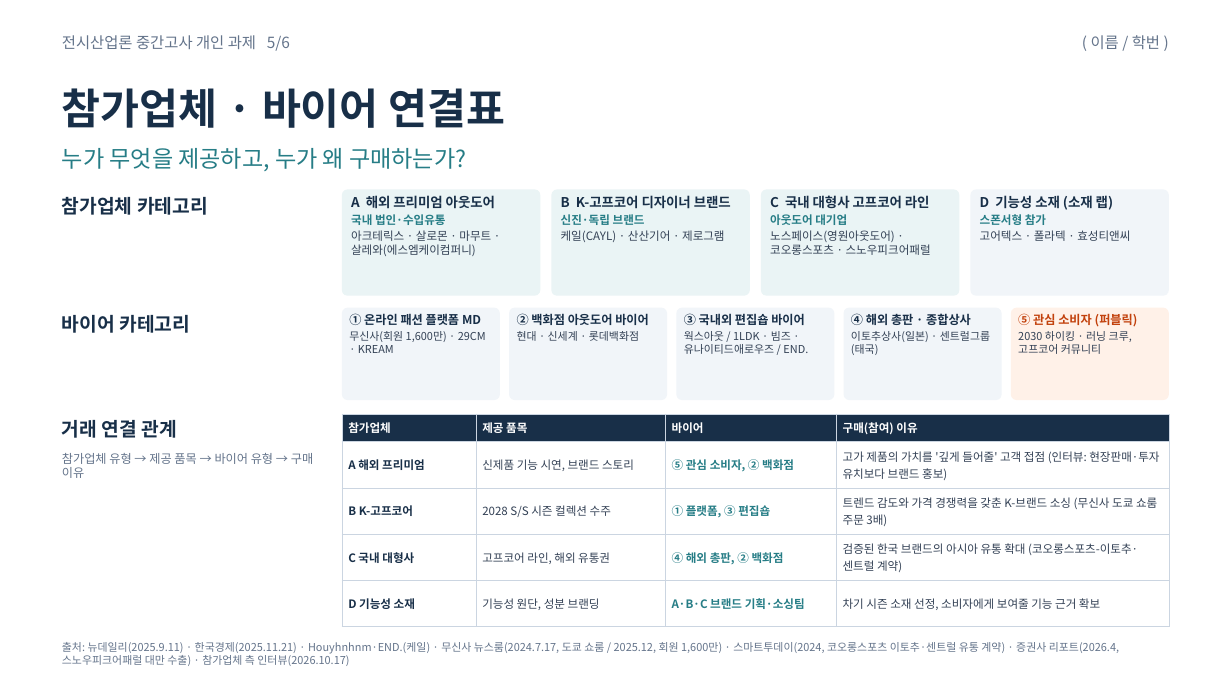
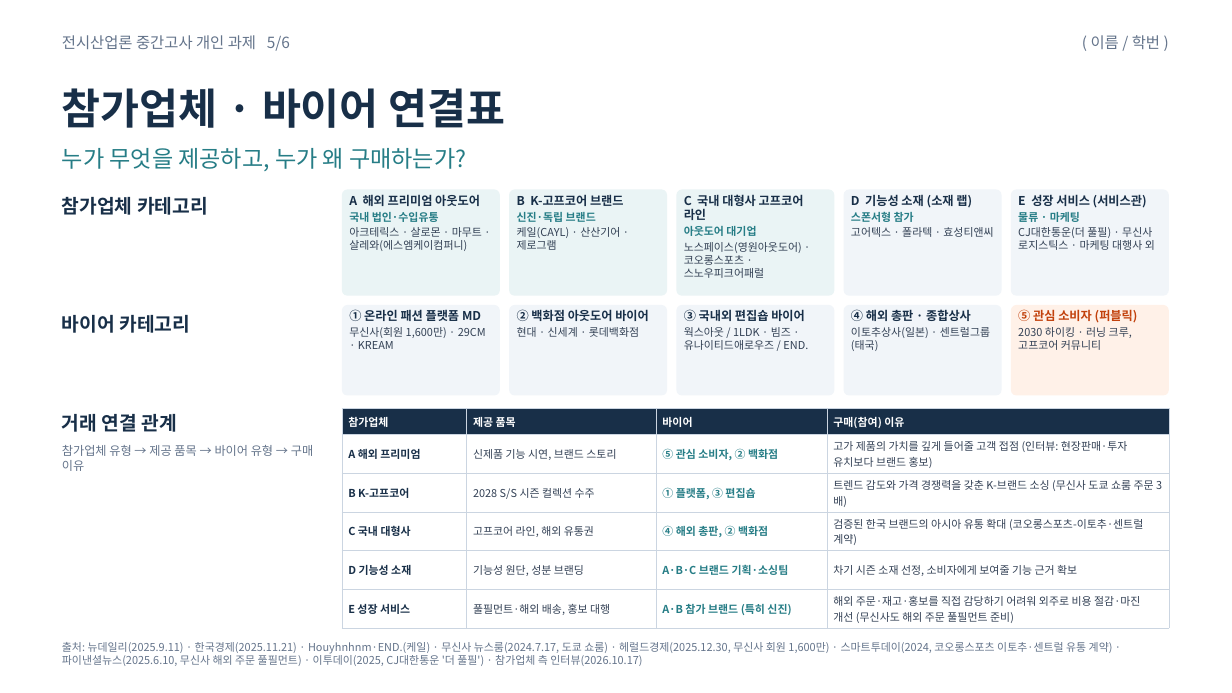
Before and after one commit to id01099050593-commits/exihi_indus, a slide deck: slide 5 of GFF_SEOUL_2027_전시산업론_중간과제.pptx. Drawn at 1232x693 pixels with LibreOffice and Linux fonts; fonts in the diff are those of the drawing. Boxes give left, top, right and bottom in pixels: in the first picture for what was removed or moved away, otherwise in the second. Text is boxed around its words. In the diff, an @@ line names an element or a change of style, - is before the commit and + after.

```diff
--- a/GFF_SEOUL_2027_전시산업론_중간과제.pptx
+++ b/GFF_SEOUL_2027_전시산업론_중간과제.pptx
@@ rounded rectangle: place and size @@
-rounded rectangle at [342, 189, 541, 296]
+rounded rectangle at [342, 189, 500, 296]
@@ text "A 해외 프리미엄 아웃도어" at [349, 194, 482, 251]: size 10.5 to 9.5 pt in "A 해외 프리미엄 아웃도어"; size 9 to 8.5 pt in "국내 법인·수입유통", "아크테릭스 · 살로몬 · 마무트 · 살레와(에스엠케이컴퍼니)" @@
@@ rounded rectangle: place and size @@
-rounded rectangle at [552, 189, 750, 296]
+rounded rectangle at [509, 189, 667, 296]
@@ text at [517, 194, 624, 206]: text changed; size 10.5 to 9.5 pt @@
-B K-고프코어 디자이너 브랜드
+B K-고프코어 브랜드
@@ text "B K-고프코어 브랜드": place and size @@
-text "B K-고프코어 브랜드" at [561, 195, 731, 242]
+text "B K-고프코어 브랜드" at [517, 194, 624, 250]
@@ rounded rectangle: place and size @@
-rounded rectangle at [761, 189, 959, 296]
+rounded rectangle at [677, 189, 835, 296]
@@ text "C 국내 대형사 고프코어 라인": place and size @@
-text "C 국내 대형사 고프코어 라인" at [770, 195, 931, 255]
+text "C 국내 대형사 고프코어 라인" at [684, 226, 802, 278]
@@ text "C 국내 대형사 고프코어 라인" at [684, 226, 802, 278]: size 10.5 to 9.5 pt in "C 국내 대형사 고프코어 라인"; size 9 to 8.5 pt in "아웃도어 대기업", "노스페이스(영원아웃도어) · 코오롱스포츠 · 스노우피크어패럴" @@
@@ rounded rectangle: place and size @@
-rounded rectangle at [970, 189, 1169, 296]
+rounded rectangle at [844, 189, 1002, 296]
@@ text "D 기능성 소재 (소재 랩)": place and size @@
-text "D 기능성 소재 (소재 랩)" at [980, 195, 1130, 241]
+text "D 기능성 소재 (소재 랩)" at [851, 194, 993, 237]
@@ text "D 기능성 소재 (소재 랩)" at [851, 194, 993, 237]: size 10.5 to 9.5 pt in "D 기능성 소재 (소재 랩)"; size 9 to 8.5 pt in "스폰서형 참가", "고어텍스 · 폴라텍 · 효성티앤씨" @@
@@ rounded rectangle added at [1011, 189, 1169, 296], fill #F1F5F9 @@
@@ text added at [1018, 194, 1155, 250], 8.5 pt, text #334155 @@
+E 성장 서비스 (서비스관)
+물류 · 마케팅
+CJ대한통운(더 풀필) · 무신사 로지스틱스 · 마케팅 대행사 외
@@ text at [517, 212, 620, 250]: size 9 to 8.5 pt in "신진·독립 브랜드", "케일(CAYL) · 산산기어 · 제로그램" @@
@@ rounded rectangle: place and size @@
-rounded rectangle at [509, 308, 667, 400]
+rounded rectangle at [342, 305, 500, 396]
@@ rounded rectangle: place and size @@
-rounded rectangle at [677, 308, 835, 400]
+rounded rectangle at [509, 305, 667, 396]
@@ rounded rectangle: place and size @@
-rounded rectangle at [844, 308, 1002, 400]
+rounded rectangle at [677, 305, 835, 396]
@@ proportions changed in 5 elements at [342, 305, 500, 396], [509, 305, 667, 396], [677, 305, 835, 396], [1011, 305, 1169, 396], [844, 305, 1002, 396] @@
@@ rounded rectangle: place and size @@
-rounded rectangle at [342, 308, 500, 400]
+rounded rectangle at [844, 305, 1002, 396]
@@ 7 texts, 1 rounded rectangle: place and size @@
-7 texts, 1 rounded rectangle at [62, 308, 1169, 478]
+7 texts, 1 rounded rectangle at [62, 305, 1169, 471]
@@ table at [342, 409, 1169, 627] @@
-row 2, column 4: 고가 제품의 가치를 '깊게 들어줄' 고객 접점 (인터뷰: 현장판매·투자 유치보다 브랜드 홍보)
+row 2, column 4: 고가 제품의 가치를 깊게 들어줄 고객 접점 (인터뷰: 현장판매·투자 유치보다 브랜드 홍보)
+row 6: E 성장 서비스 | 풀필먼트·해외 배송, 홍보 대행 | A·B 참가 브랜드 (특히 신진) | 해외 주문·재고·홍보를 직접 감당하기 어려워 외주로 비용 절감·마진 개선 (무신사도 해외 주문 풀필먼트 준비)
@@ table: place and size @@
-table at [342, 414, 1169, 614]
+table at [342, 409, 1169, 627]
@@ text at [62, 642, 1113, 666]: text changed @@
-출처: 뉴데일리(2025.9.11) · 한국경제(2025.11.21) · Houyhnhnm·END.(케일) · 무신사 뉴스룸(2024.7.17, 도쿄 쇼룸 / 2025.12, 회원 1,600만) · 스마트투데이(2024, 코오롱스포츠 이토추·센트럴 유통 계약) · 증권사 리포트(2026.4, 스노우피크어패럴 대만 수출) · 참가업체 측 인터뷰(2026.10.17)
+출처: 뉴데일리(2025.9.11) · 한국경제(2025.11.21) · Houyhnhnm·END.(케일) · 무신사 뉴스룸(2024.7.17, 도쿄 쇼룸) · 헤럴드경제(2025.12.30, 무신사 회원 1,600만) · 스마트투데이(2024, 코오롱스포츠 이토추·센트럴 유통 계약) · 파이낸셜뉴스(2025.6.10, 무신사 해외 주문 풀필먼트) · 이투데이(2025, CJ대한통운 '더 풀필') · 참가업체 측 인터뷰(2026.10.17)
```
Also in this commit, not shown: 6 other slides changed, 2 other files.
